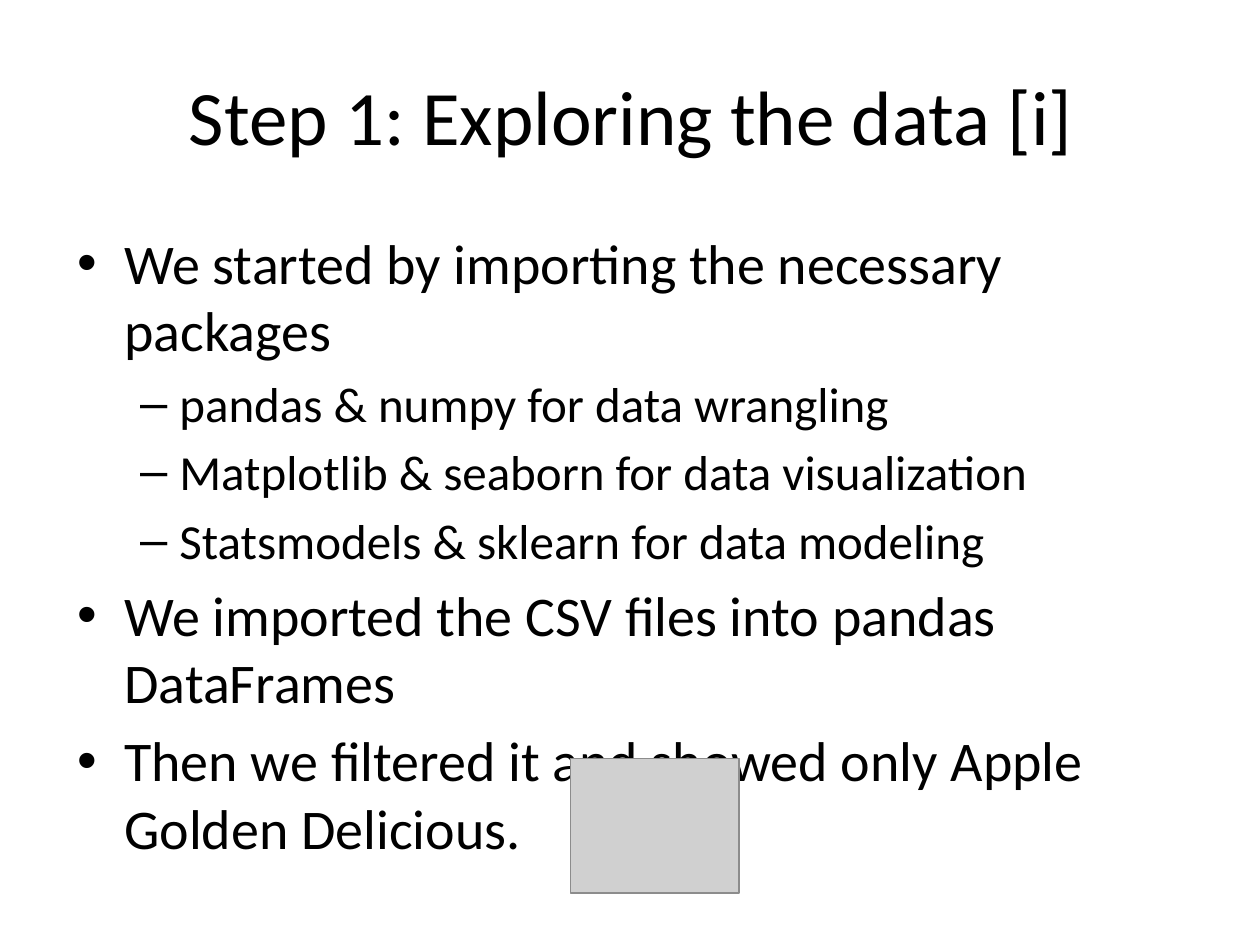
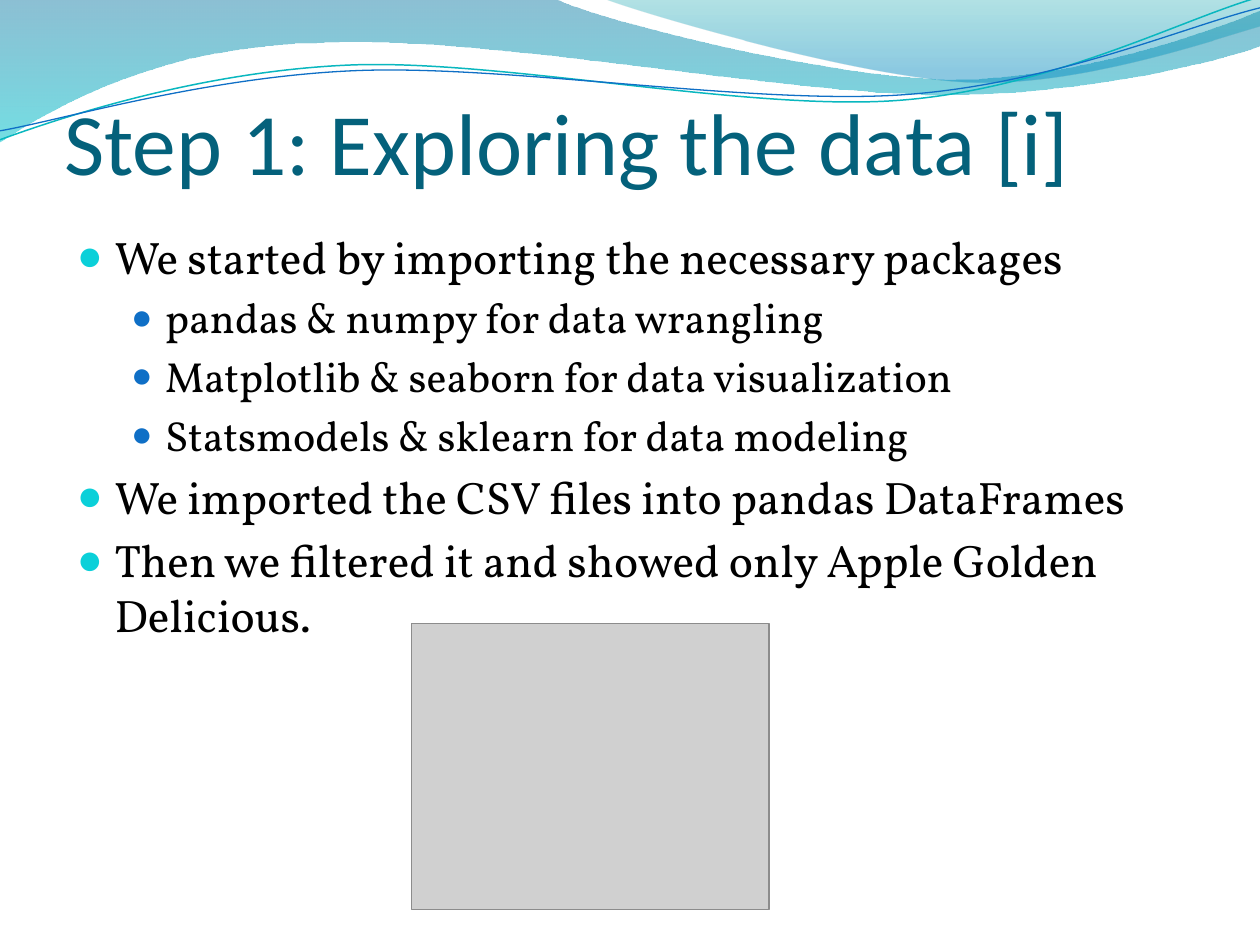
Before and after one commit to lkrump7/regression-apples-predict-api-template, a slide deck: slide 7 of What will the apples cost.pptx. Drawn at 1260x945 pixels with LibreOffice and Linux fonts; fonts in the diff are those of the drawing; grey boxes stand for pictures; background and template pictures are left out. Boxes give left, top, right and bottom in pixels: in the first picture for what was removed or moved away, otherwise in the second. Text is boxed around its words. In the diff, an @@ line names an element or a change of style, - is before the commit and + after.

```diff
--- a/What will the apples cost.pptx
+++ b/What will the apples cost.pptx
@@ freeform shape added at [0,0,1260,142], fill gradient #0074A1 to #00C6CF @@
@@ freeform shape added at [0,0,1260,147], outline #0AB8BF 0.85 pt @@
@@ freeform shape added at [0,8,1260,141], outline #0F6FC6 0.75 pt @@
@@ freeform shape added at [604,0,1260,87], fill gradient #00A1A9 to #008BBF @@
@@ title "Step 1: Exploring the data ..." at [64,103,1069,190]: size 44 to 50 pt, text colour #000000 to #04617B; alignment centre to left; vertical alignment middle to bottom @@
@@ text "We started by importing the ..." at [115,241,1125,633]: size 32 to 26 pt in "We started by importing the necessary packages", "We imported the CSV files into pandas ...", "Then we filtered it and showed only ..."; font Calibri to Vollkorn; size 28 to 24 pt in "pandas & numpy for data wrangling", "Matplotlib & seaborn for data visualization", "Statsmodels & sklearn for data modeling"; bullet • to ●; less space between paragraphs; bullet – to ● @@
@@ picture: place and size @@
-picture at [571,759,740,893]
+picture at [412,624,769,910]
```
Also in this commit, not shown: 23 other slides changed, 6 slides added.
